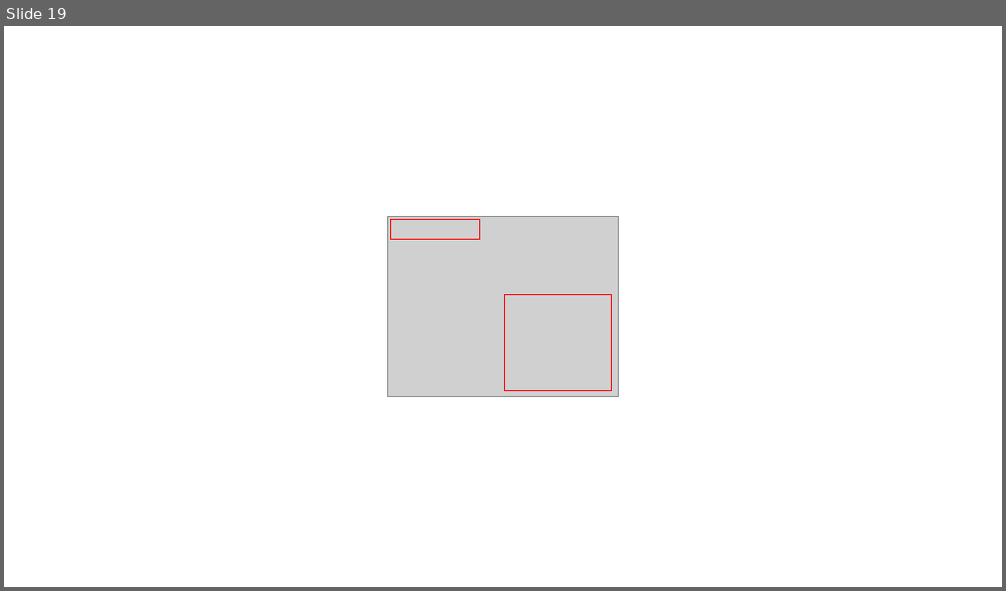
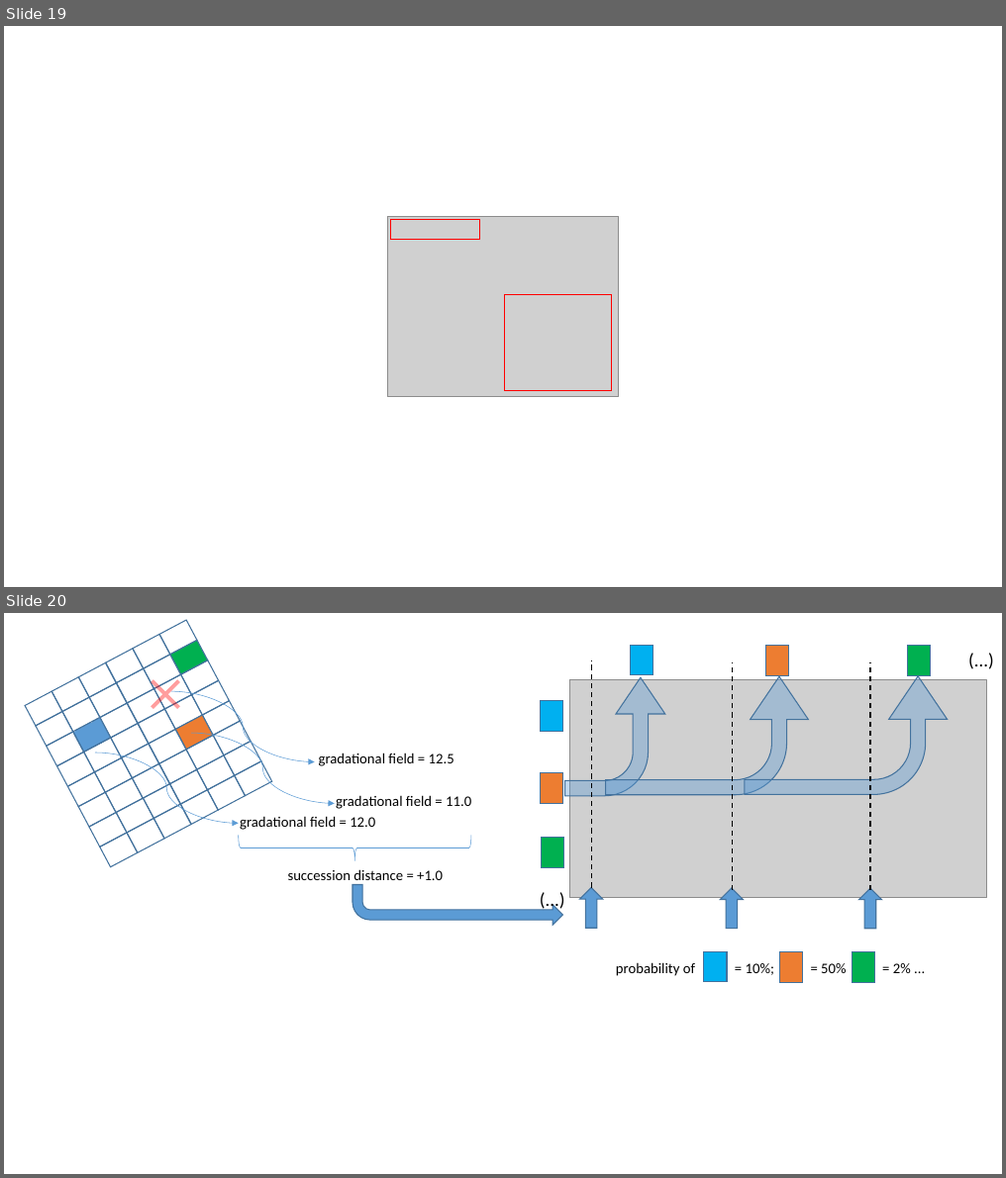
Before and after one commit to PauloCarvalhoRJ/gammaray, a slide deck: docs/figures.pptx. Shown one above the other, each under a label of ours: slide 19 before the commit, slides 19 and 20 after it. The pictures are 1006x591 and 1006x1178 pixels, drawn with LibreOffice and Linux fonts; fonts in the diff are those of the drawing; grey boxes stand for pictures. Boxes give left, top, right and bottom in pixels: in the first picture for what was removed or moved away, otherwise in the second. Text is boxed around its words. In the diff, an @@ line names an element or a change of style, - is before the commit and + after.

```diff
--- a/docs/figures.pptx
+++ b/docs/figures.pptx
@@ slide 20 added at box(4, 613, 1002, 1174), background #FFFFFF @@
@@ cross added at box(140, 668, 191, 720), fill #FF0000 at 38% opacity @@
@@ line added from (592, 888) to (592, 661), #000000 1.25 pt dashed @@
@@ rectangle added at box(630, 646, 653, 676), fill #00B0F0, outline #43739E 1 pt @@
@@ line added from (733, 890) to (733, 663), #000000 1.25 pt dashed @@
@@ rectangle added at box(765, 646, 788, 676), fill #ED7D31, outline #43739E 1 pt @@
@@ line added from (870, 890) to (870, 663), #000000 1.25 pt dashed @@
@@ rectangle added at box(908, 646, 931, 676), fill #00B050, outline #43739E 1 pt @@
@@ text added at box(961, 645, 1002, 674), 18 pt, text #000000 @@
+(...)
@@ curved arrow added from (171, 691) to (315, 761), #5B9BD5 0.5 pt @@
@@ rectangle added at box(541, 700, 564, 731), fill #00B0F0, outline #43739E 1 pt @@
@@ bent arrow added at box(564, 677, 665, 796), fill #5B9BD5 at 38% opacity, outline #43739E 1 pt @@
@@ picture added at box(570, 680, 987, 898) @@
@@ bent arrow added at box(606, 677, 809, 795), fill #5B9BD5 at 38% opacity, outline #43739E 1 pt @@
@@ bent arrow added at box(745, 676, 947, 794), fill #5B9BD5 at 38% opacity, outline #43739E 1 pt @@
@@ curved arrow added from (95, 753) to (239, 823), #5B9BD5 0.5 pt @@
@@ curved arrow added from (191, 733) to (334, 804), #5B9BD5 0.5 pt @@
@@ text added at box(319, 753, 454, 766), 14 pt, text #000000 @@
+gradational field = 12.5
@@ rectangle added at box(541, 773, 564, 804), fill #ED7D31, outline #43739E 1 pt @@
@@ group added at box(57, 652, 241, 836): 48 rectangles @@
@@ text added at box(240, 816, 375, 830), 14 pt, text #000000 @@
+gradational field = 12.0
@@ text added at box(336, 795, 471, 809), 14 pt, text #000000 @@
+gradational field = 11.0
@@ right brace added at box(239, 836, 471, 861), outline #5B9BD5 0.5 pt @@
@@ rectangle added at box(542, 838, 564, 868), fill #00B050, outline #43739E 1 pt @@
@@ text added at box(288, 869, 443, 885), 14 pt, text #000000 @@
+succession distance = +1.0
@@ bent arrow added at box(352, 884, 563, 925), fill #5B9BD5, outline #43739E 1 pt @@
@@ text added at box(533, 884, 573, 915), 18 pt, text #000000 @@
+(...)
@@ up arrow added at box(580, 888, 603, 928), fill #5B9BD5, outline #43739E 1 pt @@
@@ up arrow added at box(721, 888, 744, 929), fill #5B9BD5, outline #43739E 1 pt @@
@@ up arrow added at box(859, 888, 882, 929), fill #5B9BD5, outline #43739E 1 pt @@
@@ text added at box(616, 962, 911, 976), 14 pt, text #000000 @@
+probability of = 10%; = 50% = 2% ...
@@ rectangle added at box(704, 953, 727, 983), fill #00B0F0, outline #43739E 1 pt @@
@@ rectangle added at box(780, 953, 804, 983), fill #ED7D31, outline #43739E 1 pt @@
@@ rectangle added at box(852, 953, 875, 983), fill #00B050, outline #43739E 1 pt @@
```
Also in this commit, not shown: 1 other slide added, 1 other file.
